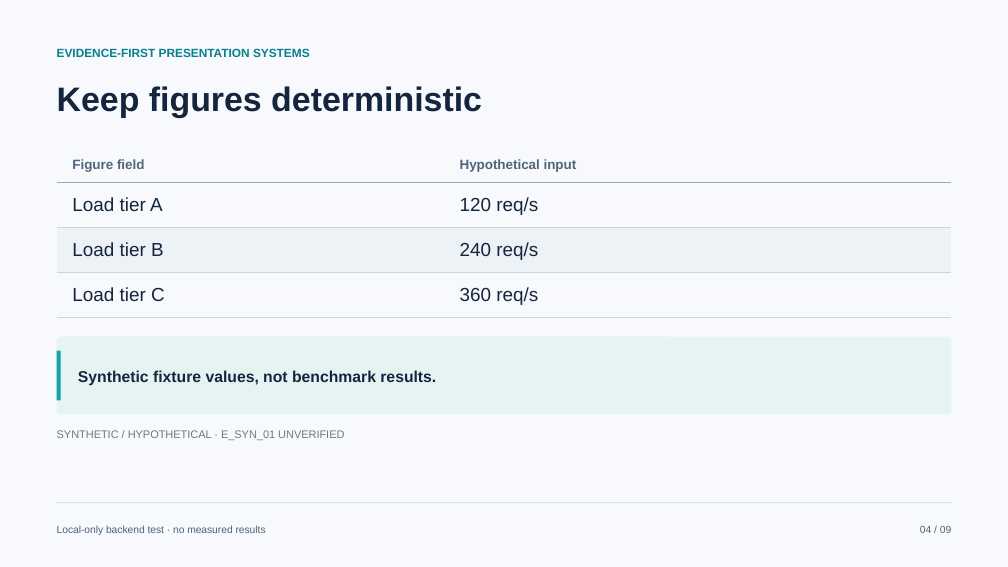
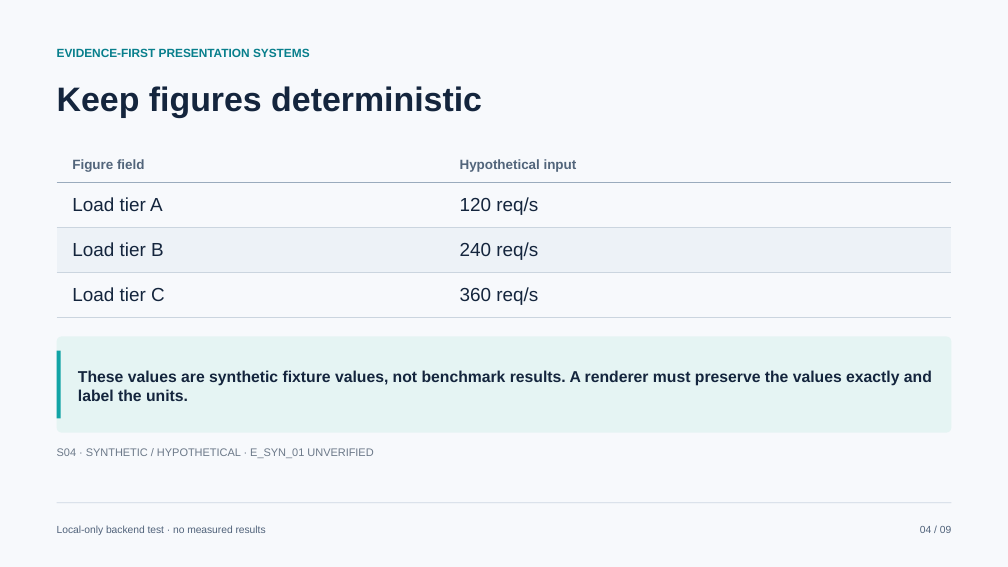
Before and after one commit to georgeorange-crypto/AIAutoSlides-Making, a slide deck: slide 4 of artifacts/open-source-bakeoff/pptagent/answer.pptx. Drawn at 1008x567 pixels with LibreOffice and Linux fonts; fonts in the diff are those of the drawing. Boxes give left, top, right and bottom in pixels: in the first picture for what was removed or moved away, otherwise in the second. Text is boxed around its words. In the diff, an @@ line names an element or a change of style, - is before the commit and + after.

```diff
--- a/artifacts/open-source-bakeoff/pptagent/answer.pptx
+++ b/artifacts/open-source-bakeoff/pptagent/answer.pptx
@@ rounded rectangle resized from (x1=57, y1=337, x2=951, y2=414) to (x1=57, y1=337, x2=951, y2=433) @@
@@ rounded rectangle at (x1=57, y1=337, x2=951, y2=433): proportions changed @@
@@ line moved from (59, 351) - (59, 400) to (59, 351) - (59, 418) @@
@@ text at (x1=78, y1=370, x2=932, y2=401): text changed @@
-Synthetic fixture values, not benchmark results.
+These values are synthetic fixture values, not benchmark results. A renderer must preserve the values exactly and label the units.
@@ text at (x1=57, y1=448, x2=373, y2=458): text changed @@
-SYNTHETIC / HYPOTHETICAL · E_SYN_01 UNVERIFIED
+S04 · SYNTHETIC / HYPOTHETICAL · E_SYN_01 UNVERIFIED
```
Also in this commit, not shown: 8 other slides changed, 41 other files.
